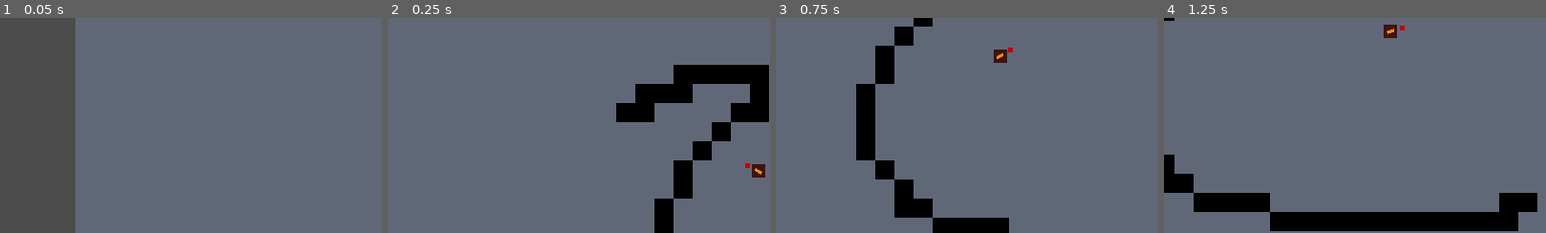
Above: before the commit, frames 1-4 (left to right).
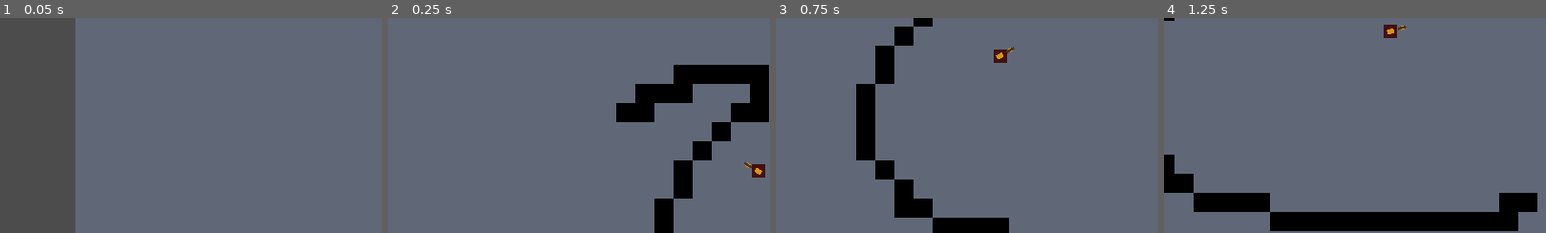
Above: after the commit, the same moments.

Repository: sundowns/godot-wild-47
Game: Godot game, scene res://Game.tscn
Two runs of this game, one before a commit and one after it. Both use one fixed random seed, a clock stepped at 60 frames per second and the inputs below.
Inputs (mouse positions are % of the whole screen's width and height, from its top left):
- Up to frame 1 (0.05 s): no input
- Up to frame 2 (0.25 s): no input
- Up to frame 3 (0.75 s): tap Enter at 0.5 s; move the mouse to (72, 45) at 0.52 s; hold D (move_right) from 0.53 s (still down); tap Space (fire) at 0.6 s
- Up to frame 4 (1.25 s): keep holding D (move_right)
The pictures show only the part of the screen within x 31-81%, y 48-98%; the shares and areas given below are measured in that part.

Frame 1 is identical in both runs. In frame 2, less than 0.1% of the frame differs, in the area x 93-98%, y 67-73%; in frame 3, less than 0.1%; in frame 4, less than 0.1%.

Commit message:
more shotgun magic

Diff:
--- a/Game.gd
+++ b/Game.gd
@@ -12,6 +12,7 @@
 func _ready():
 	current_level = level_to_load.instance()
 	level_anchor.add_child(current_level)
+	LevelStateDependencies.find_node_references(self)
 	player = spawn_player(current_level.get_player_spawn_position())
 
 func spawn_player(spawn_position: Vector2) -> Player:
--- a/Game.tscn
+++ b/Game.tscn
@@ -8,3 +8,5 @@
 [node name="LevelAnchor" type="Position2D" parent="."]
 
 [node name="Entities" type="Node" parent="."]
+
+[node name="Effects" type="Node" parent="."]
--- a/player/Hand.gd
+++ b/player/Hand.gd
@@ -14,8 +14,9 @@
 	if (to_mouse.length() >= hand_movement_deadzone):
 		position = to_mouse.normalized() *  min(to_mouse.length(), max_distance_from_player)
 		emit_signal("hand_position_updated")
+	look_at(get_global_mouse_position())
 
-func _process(delta):
+func _process(_delta):
 	update_hand_position(get_global_mouse_position())
 
 func get_weapons() -> Array:
--- a/player/Player.tscn
+++ b/player/Player.tscn
@@ -22,7 +22,7 @@
 
 [node name="HeadSprite" type="Sprite" parent="."]
 modulate = Color( 0.87451, 0.588235, 0.0431373, 1 )
-scale = Vector2( 0.4, 0.15 )
+scale = Vector2( 0.35, 0.25 )
 texture = ExtResource( 1 )
 
 [node name="CollisionShape2D" type="CollisionShape2D" parent="."]
@@ -34,7 +34,7 @@
 max_distance_from_player = 20.0
 
 [node name="Sprite" type="Sprite" parent="Hand"]
-modulate = Color( 1, 0.788235, 0.294118, 1 )
+modulate = Color( 0.87451, 0.588235, 0.0431373, 1 )
 scale = Vector2( 0.2, 0.2 )
 texture = ExtResource( 1 )
 
--- a/project.godot
+++ b/project.godot
@@ -53,6 +53,10 @@
 config/name="Wildjam- 47"
 run/main_scene="res://Game.tscn"
 config/icon="res://icon.png"
+
+[autoload]
+
+LevelStateDependencies="*res://shared/LevelStateDependencies.gd"
 
 [display]
 
--- /dev/null
+++ b/shared/LevelStateDependencies.gd
@@ -0,0 +1,16 @@
+extends Node
+
+# Stores references to important nodes for global use (like attaching explosions, requesting paths nav maps, spawning entities, etc)
+
+var node_references: Dictionary = {}
+
+func find_node_references(root_node: Node):
+	node_references = {}
+	node_references['Effects'] = root_node.get_node('Effects')
+	node_references['Entities'] = root_node.get_node('Entities')
+
+func get(key: String) -> Node:
+	return node_references.get(key)
+
+func _exit_tree():
+	node_references = {}
--- a/weapon/BaseWeapon.gd
+++ b/weapon/BaseWeapon.gd
@@ -30,6 +30,9 @@
 	else:
 		emit_signal("alternate_fire_released")
 
+#func _process(delta):
+#	look_at(get_global_mouse_position())
+
 # Just here for an overridable function signature
 func fire(_aimcast: RayCast2D, _player: KinematicBody2D, _is_press: bool):
 	pass
--- a/weapon/Blunderbuss.gd
+++ b/weapon/Blunderbuss.gd
@@ -17,7 +17,6 @@
 		for number in range(projectile_count):
 			var rotated_direction = -aim_direction.rotated((-total_firing_angle_radians/2) + angle_interval_radians/2 +  (angle_interval_radians * number))
 			spawn_projectile(rotated_direction)
-			print(rotated_direction)
 
 func spawn_projectile(direction: Vector2):
 	var new_projectile = projectile_scene.instance()
--- a/weapon/Blunderbuss.tscn
+++ b/weapon/Blunderbuss.tscn
@@ -9,4 +9,5 @@
 projectile_count = 5.0
 
 [node name="Sprite" parent="." index="0"]
-modulate = Color( 0.768627, 0, 0, 1 )
+modulate = Color( 0.305882, 0.203922, 0.113725, 1 )
+scale = Vector2( 0.45, 0.125 )
--- a/weapon/projectile/BaseProjectile.tscn
+++ b/weapon/projectile/BaseProjectile.tscn
@@ -5,6 +5,7 @@
 [node name="Projectile" type="RigidBody2D"]
 collision_layer = 32
 collision_mask = 17
+continuous_cd = 2
 script = ExtResource( 1 )
 
 [node name="CollisionShape2D" type="CollisionShape2D" parent="."]
--- a/weapon/projectile/BlunderbussProjectile.gd
+++ b/weapon/projectile/BlunderbussProjectile.gd
@@ -7,6 +7,7 @@
 var linear_direction: Vector2 = Vector2.ZERO
 
 func _on_impact(_body_rid, _body, _body_shape_index, _local_shape_index):
+	._on_impact(_body_rid, _body, _body_shape_index, _local_shape_index)
 	# TODO: Do some damage, spawn an explosion, etc
 	expire()
 
--- a/weapon/projectile/BlunderbussProjectile.tscn
+++ b/weapon/projectile/BlunderbussProjectile.tscn
@@ -1,8 +1,9 @@
-[gd_scene load_steps=5 format=2]
+[gd_scene load_steps=6 format=2]
 
 [ext_resource path="res://weapon/projectile/BaseProjectile.tscn" type="PackedScene" id=1]
 [ext_resource path="res://weapon/projectile/BlunderbussProjectile.gd" type="Script" id=2]
 [ext_resource path="res://asset/Block_white32x32.png" type="Texture" id=3]
+[ext_resource path="res://weapon/projectile/ImpactEffect.tscn" type="PackedScene" id=4]
 
 [sub_resource type="CircleShape2D" id=1]
 radius = 5.0
@@ -12,6 +13,7 @@
 contacts_reported = 1
 contact_monitor = true
 script = ExtResource( 2 )
+impact_scene = ExtResource( 4 )
 base_speed = 1000.0
 
 [node name="CollisionShape2D" parent="." index="0"]
--- /dev/null
+++ b/weapon/projectile/ImpactEffect.gd
@@ -0,0 +1,10 @@
+extends Node2D
+
+onready var animation_player: AnimationPlayer = $AnimationPlayer
+
+func _ready():
+	set_as_toplevel(true)
+	animation_player.play("Play")
+
+func _on_animation_end():
+	queue_free()
--- /dev/null
+++ b/weapon/projectile/ImpactEffect.tscn
@@ -0,0 +1,86 @@
+[gd_scene load_steps=8 format=2]
+
+[ext_resource path="res://asset/Block_white32x32.png" type="Texture" id=1]
+[ext_resource path="res://weapon/projectile/ImpactEffect.gd" type="Script" id=2]
+
+[sub_resource type="Gradient" id=1]
+offsets = PoolRealArray( 0.0208817, 0.443155, 0.742459 )
+colors = PoolColorArray( 0.796875, 0.679805, 0.280151, 0.784314, 0.333333, 0.333333, 0.333333, 0.498039, 0.976471, 0.976471, 0.976471, 0 )
+
+[sub_resource type="GradientTexture" id=2]
+gradient = SubResource( 1 )
+
+[sub_resource type="ParticlesMaterial" id=3]
+flag_align_y = true
+flag_disable_z = true
+direction = Vector3( 0, 1, 0 )
+spread = 180.0
+gravity = Vector3( 0, 0, 0 )
+initial_velocity = 120.0
+initial_velocity_random = 0.3
+orbit_velocity = 0.0
+orbit_velocity_random = 0.0
+scale = 0.1
+scale_random = 0.1
+color_ramp = SubResource( 2 )
+
+[sub_resource type="Animation" id=4]
+resource_name = "Play"
+length = 2.0
+tracks/0/type = "value"
+tracks/0/path = NodePath("Particles2D:emitting")
+tracks/0/interp = 1
+tracks/0/loop_wrap = true
+tracks/0/imported = false
+tracks/0/enabled = true
+tracks/0/keys = {
+"times": PoolRealArray( 0 ),
+"transitions": PoolRealArray( 1 ),
+"update": 1,
+"values": [ true ]
+}
+tracks/1/type = "method"
+tracks/1/path = NodePath(".")
+tracks/1/interp = 1
+tracks/1/loop_wrap = true
+tracks/1/imported = false
+tracks/1/enabled = true
+tracks/1/keys = {
+"times": PoolRealArray( 2 ),
+"transitions": PoolRealArray( 1 ),
+"values": [ {
+"args": [  ],
+"method": "_on_animation_end"
+} ]
+}
+
+[sub_resource type="Animation" id=5]
+length = 0.001
+tracks/0/type = "value"
+tracks/0/path = NodePath("Particles2D:emitting")
+tracks/0/interp = 1
+tracks/0/loop_wrap = true
+tracks/0/imported = false
+tracks/0/enabled = true
+tracks/0/keys = {
+"times": PoolRealArray( 0 ),
+"transitions": PoolRealArray( 1 ),
+"update": 0,
+"values": [ true ]
+}
+
+[node name="ImpactEffect" type="Node2D"]
+script = ExtResource( 2 )
+
+[node name="Particles2D" type="Particles2D" parent="."]
+amount = 12
+one_shot = true
+speed_scale = 1.5
+explosiveness = 1.0
+randomness = 0.8
+process_material = SubResource( 3 )
+texture = ExtResource( 1 )
+
+[node name="AnimationPlayer" type="AnimationPlayer" parent="."]
+anims/Play = SubResource( 4 )
+anims/RESET = SubResource( 5 )
--- a/weapon/projectile/Projectile.gd
+++ b/weapon/projectile/Projectile.gd
@@ -2,6 +2,8 @@
 class_name Projectile
 
 var owner_id: int
+
+export(PackedScene) var impact_scene: PackedScene
 
 onready var expiry_timer: Timer = $ExpiryTimer
 export(float) var time_to_live: float = 8
@@ -15,7 +17,10 @@
 	owner_id = _owner_id
 
 func _on_impact(_body_rid, _body, _body_shape_index, _local_shape_index):
-	pass
+	if impact_scene:
+		var new_impact = impact_scene.instance()
+		LevelStateDependencies.get("Effects").add_child(new_impact)
+		new_impact.global_transform.origin = global_transform.origin
 
 func expire():
 	queue_free()
